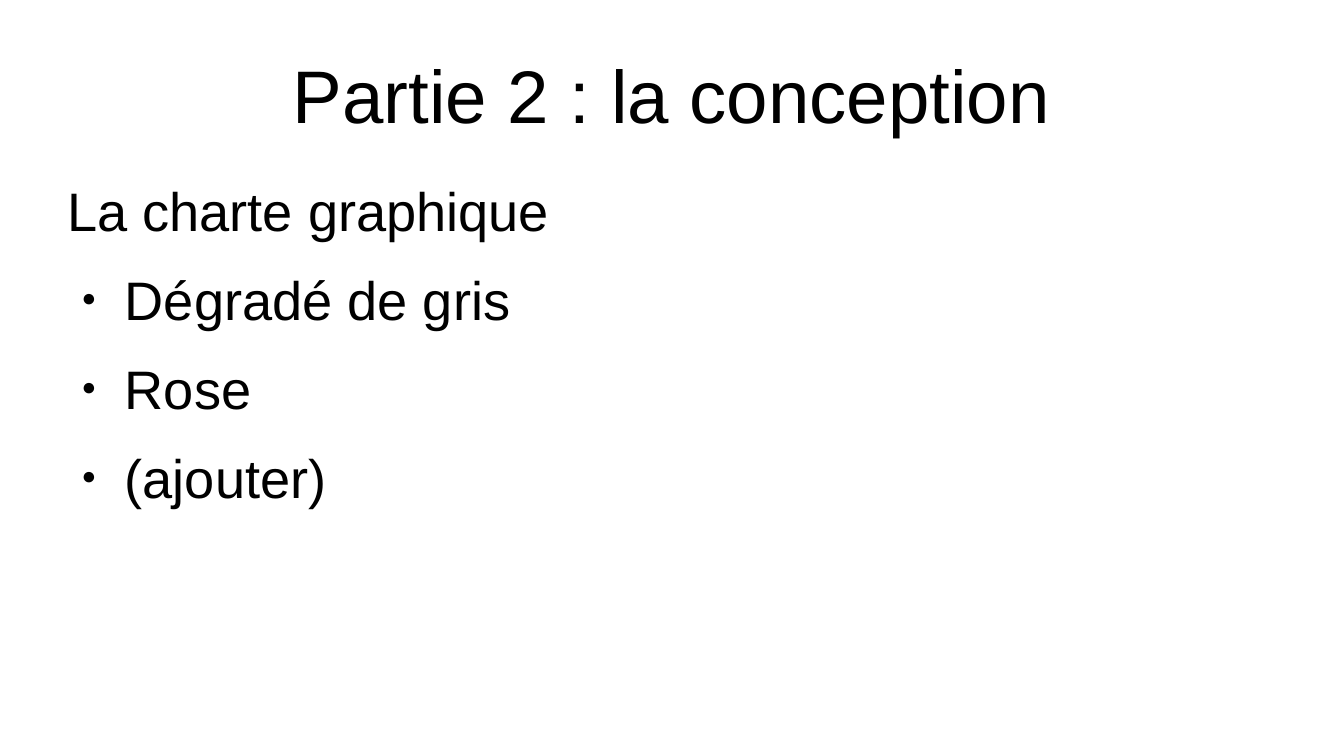
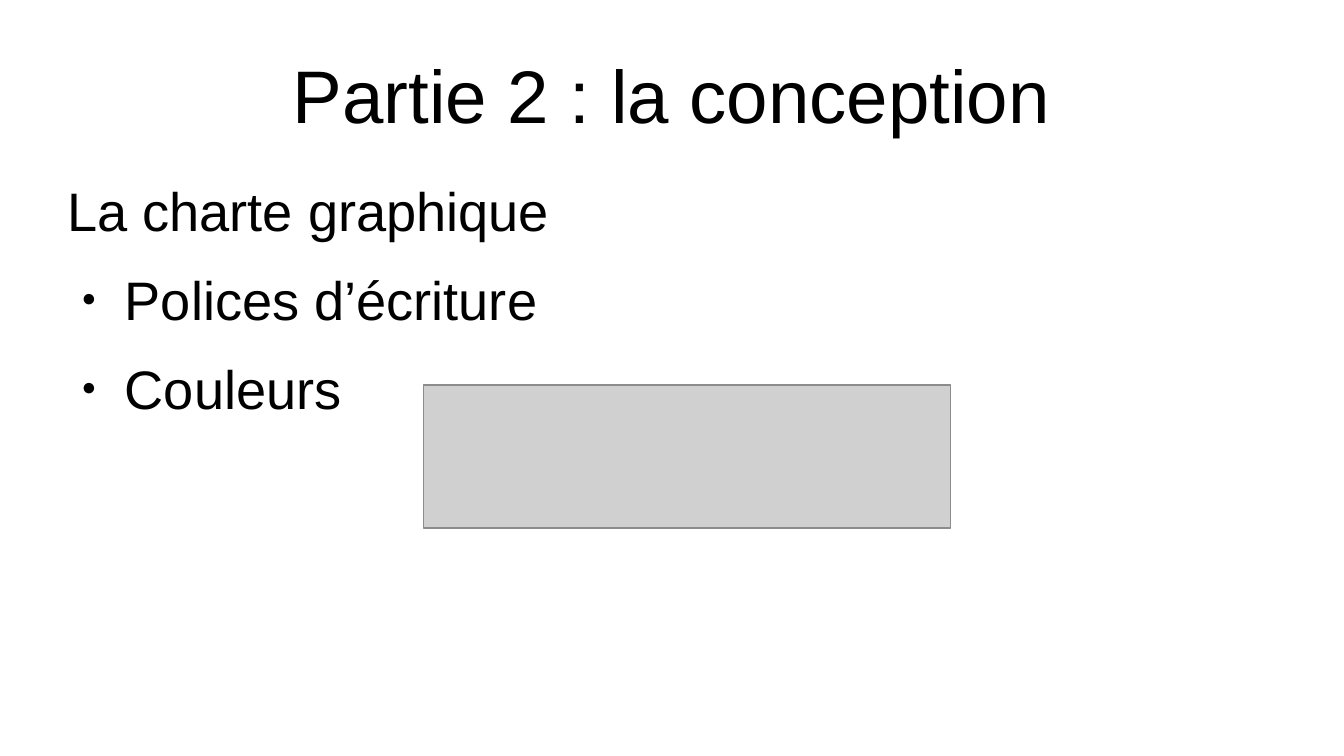
Before and after one commit to EmmaBroudic/Projet-Nooky, a slide deck: slide 16 of doc/Nooky.odp. Drawn at 1344x756 pixels with LibreOffice and Linux fonts; fonts in the diff are those of the drawing; grey boxes stand for pictures. Boxes give left, top, right and bottom in pixels: in the first picture for what was removed or moved away, otherwise in the second. Text is boxed around its words. In the diff, an @@ line names an element or a change of style, - is before the commit and + after.

```diff
--- a/doc/Nooky.odp
+++ b/doc/Nooky.odp
@@ text at (125,280,537,410): text changed @@
-● Dégradé de gris
-● Rose
-● (ajouter)
+● Polices d’écriture
+● Couleurs
@@ picture added at (424,385,951,528) @@
```
Also in this commit, not shown: 1 other slide changed, 29 slides added, 8 other files.
